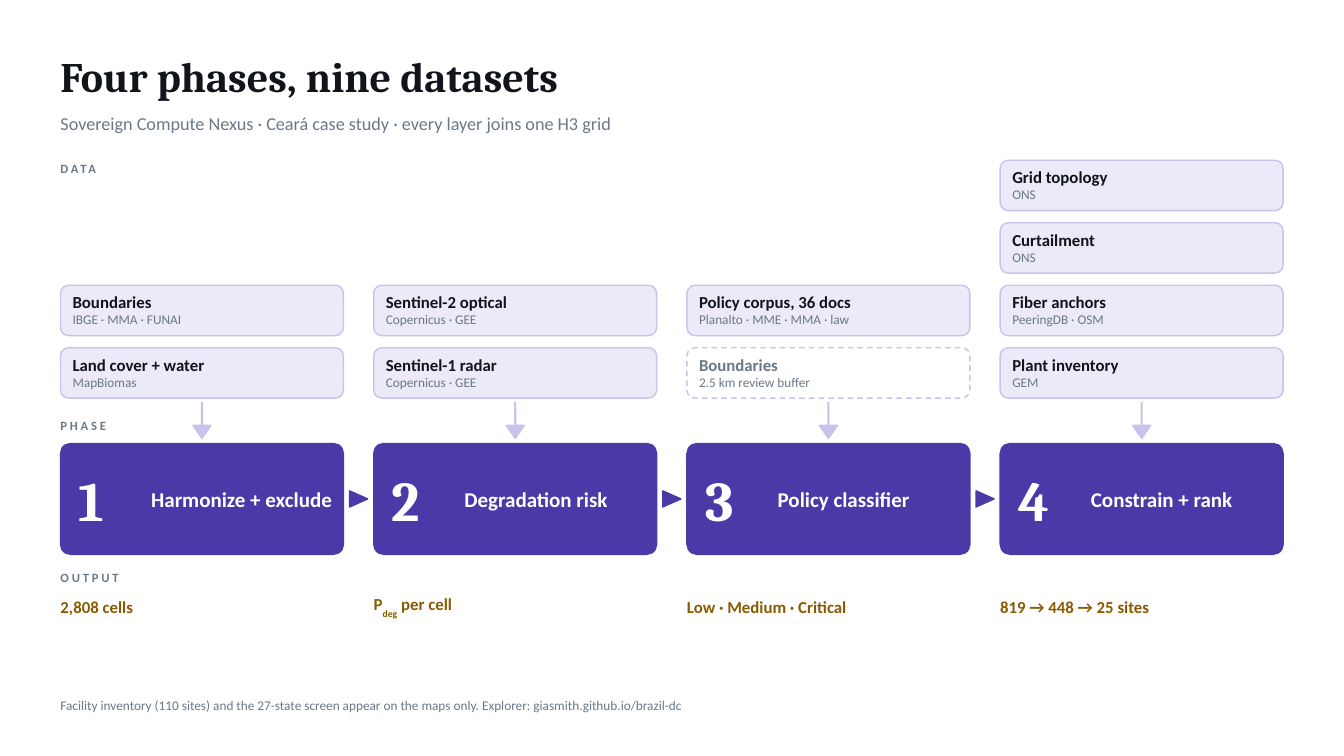
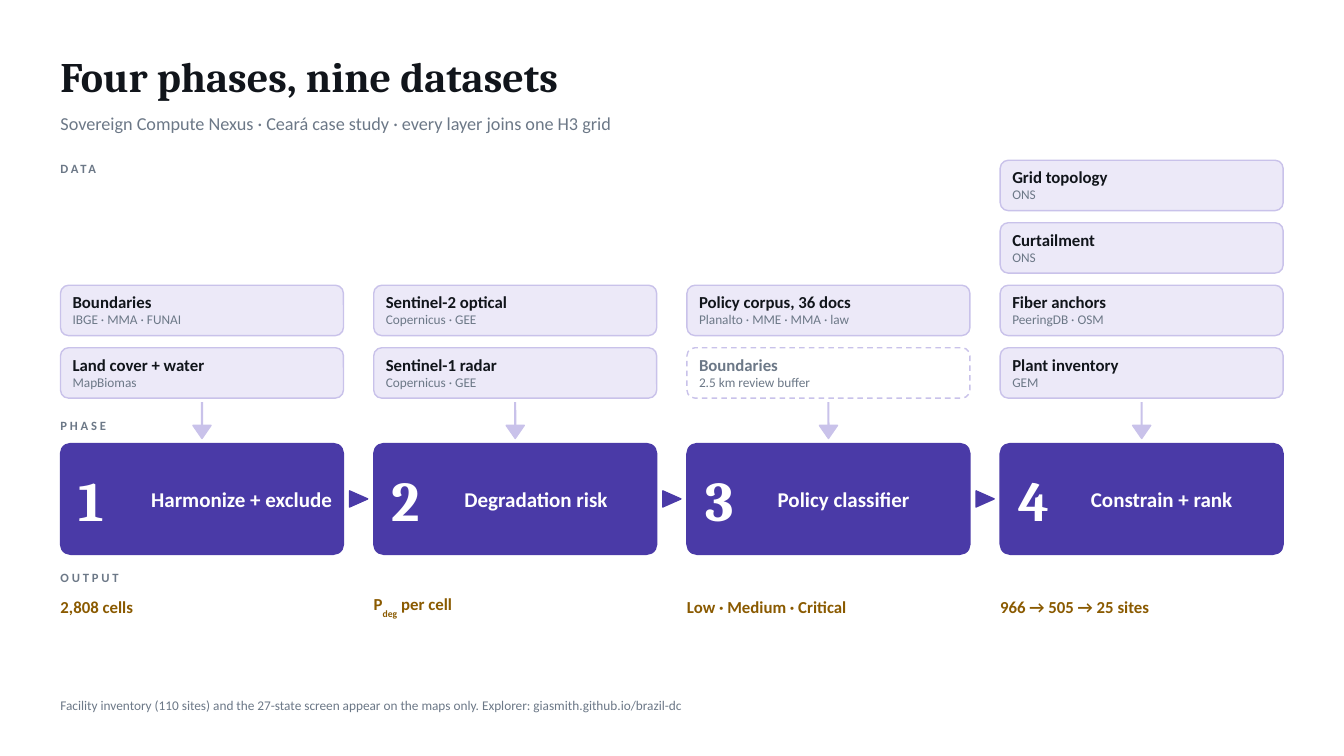
Before and after one commit to giasmith/brazil-dc, a slide deck: slide 1 of docs/SCN_Phases_and_Data.pptx. Drawn at 1344x756 pixels with LibreOffice and Linux fonts; fonts in the diff are those of the drawing. Boxes give left, top, right and bottom in pixels: in the first picture for what was removed or moved away, otherwise in the second. Text is boxed around its words. In the diff, an @@ line names an element or a change of style, - is before the commit and + after.

Commit message:
Readable Ceará map: shoreline clip, 65% cells, municipality labels, locator inset, boundary hover names; corrected figures in paper, memo and slide

```diff
--- a/docs/SCN_Phases_and_Data.pptx
+++ b/docs/SCN_Phases_and_Data.pptx
@@ text at (x1=1000, y1=601, x2=1150, y2=613): text changed @@
-819 → 448 → 25 sites
+966 → 505 → 25 sites
```
Also in this commit, not shown: 8 other files.
